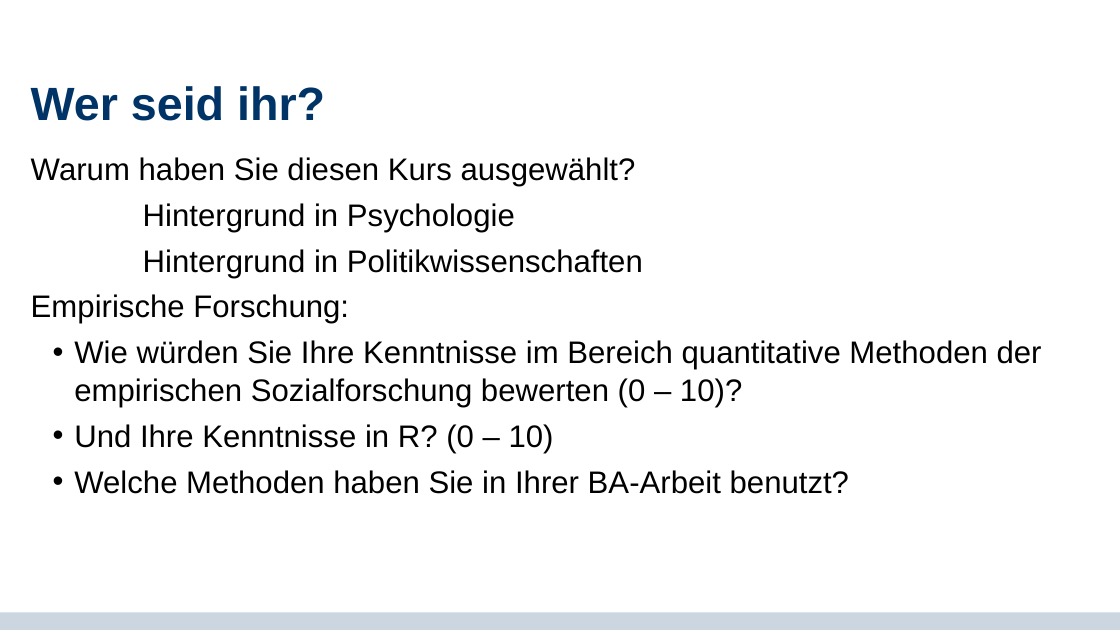
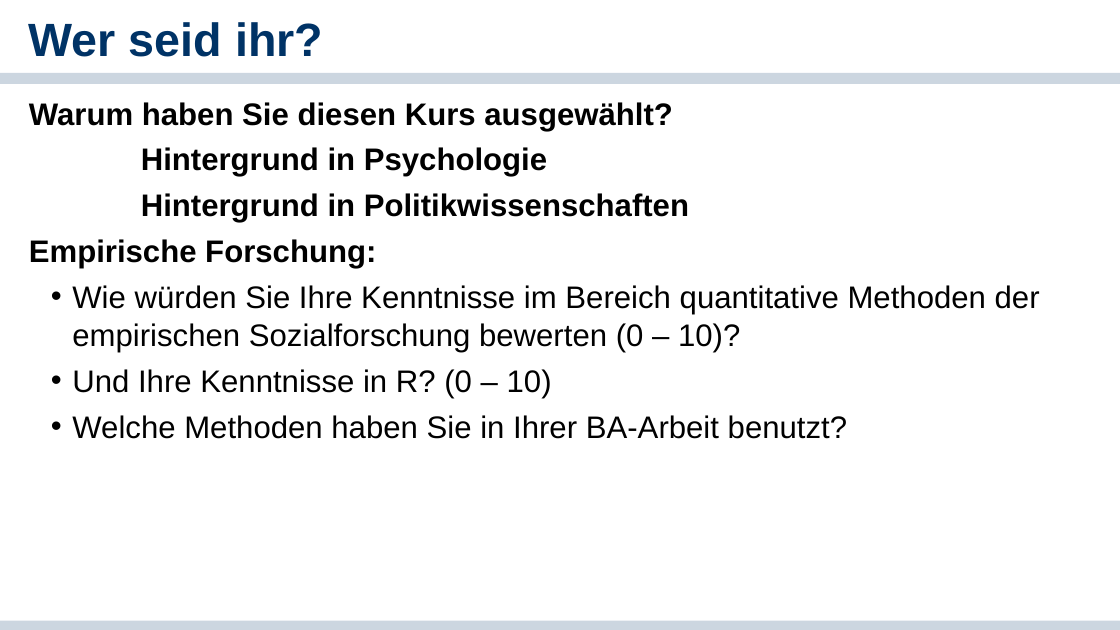
Before and after one commit to cgnguyen/class_political_psychology, a slide deck: slide 6 of 2_Slides_Literature/1_Intro/1- Einfuehrung.pptx (slide 4 before the commit). Drawn at 1120x630 pixels with LibreOffice and Linux fonts; fonts in the diff are those of the drawing; background and template pictures are left out. Boxes give left, top, right and bottom in pixels: in the first picture for what was removed or moved away, otherwise in the second. Text is boxed around its words. In the diff, an @@ line names an element or a change of style, - is before the commit and + after.

```diff
--- a/2_Slides_Literature/1_Intro/1- Einfuehrung.pptx
+++ b/2_Slides_Literature/1_Intro/1- Einfuehrung.pptx
@@ title "Wer seid ihr?": place and size @@
-title "Wer seid ihr?" at box(31, 86, 325, 121)
+title "Wer seid ihr?" at box(29, 22, 323, 57)
@@ title "Wer seid ihr?" at box(29, 22, 323, 57): line spacing 0.85 to 1; vertical alignment middle to top @@
@@ rectangle added at box(0, 73, 1120, 84), fill #CCD6E0 @@
@@ text at box(29, 102, 689, 268): bold on in "Warum haben Sie diesen Kurs ausgewählt?", "Hintergrund in Psychologie", "Hintergrund in Politikwissenschaften", "Empirische Forschung:" @@
@@ text "Warum haben Sie diesen Kurs ...": place and size @@
-text "Warum haben Sie diesen Kurs ..." at box(31, 157, 1042, 494)
+text "Warum haben Sie diesen Kurs ..." at box(29, 102, 1040, 439)
@@ rectangle: place and size @@
-rectangle at box(0, 613, 1120, 630)
+rectangle at box(0, 620, 1120, 630)
```
Also in this commit, not shown: 2 other slides changed, 11 slides added, 9 slides removed, 2 other files.
